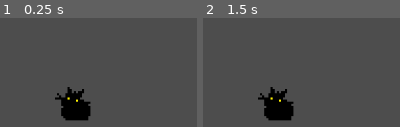
Above: before the commit, frames 1-2 (left to right).
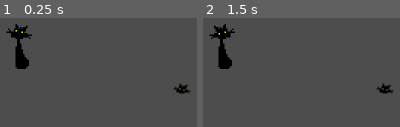
Above: after the commit, the same moments.

Repository: EentErt/top-cat
Game: Godot game, scene res://main.tscn
Same seed, same stepped clock (60 frames per second), same inputs: the game is played once before the commit and once after it.
Inputs (mouse positions are in pixels of both pictures, inside the frame that each line leads up to):
- Up to frame 1 (0.25 s): no input
- Up to frame 2 (1.5 s): tap Enter at 0.5 s; move the mouse to (outside the picture) at 0.52 s; tap Space at 1.25 s; move the mouse to (238, 91) at 1.27 s

The runs differ from the first frame. In frame 1, 6.3% of the frame differs, in the area x 3-97%, y 5-95%; in frame 2, 6.3%.

Commit message:
added more cat animations, started menu

Diff:
--- /dev/null
+++ b/animated_cat.gd
@@ -0,0 +1,34 @@
+extends AnimatedSprite2D
+
+var flip = false
+
+# Called when the node enters the scene tree for the first time.
+func _ready() -> void:
+	pass # Replace with function body.
+
+# Called every frame. 'delta' is the elapsed time since the previous frame.
+func _process(delta: float) -> void:
+	pass
+
+func walk():
+	play("walk")
+	if !flip_h:
+		$Head.offset = Vector2(0, -1)
+	else:
+		$Head.offset = Vector2(15, -1)
+
+func sit():
+	flip_h = false
+	play("sit")
+	$Head.offset = Vector2(7, -1)
+
+func loaf():
+	flip_h = false
+	play("loaf")
+	$Head.offset = Vector2(7, 13)
+
+func nap():
+	flip_h = false
+	play("nap")
+	$Head.offset = Vector2(7, 13)
+	$Head.frame = 6
--- a/cat.gd
+++ b/cat.gd
@@ -2,6 +2,8 @@
 
 enum MoodType { Playful, Curious, Bored, Lazy }
 enum EnergyLevel { Hyper, Active, Sleepy }
+
+var target = null
 
 var energy := 75
 var mood := 50
@@ -11,12 +13,14 @@
 
 var direction := 1
 var bounds := DisplayServer.window_get_size()
-var width := 100
-var height := 100
+var width := 99
+var height := 93
+
+signal behavior(energy_mood)
 
 # Called when the node enters the scene tree for the first time.
 func _ready() -> void:
-	self.position.x = bounds[0] / 2
+	self.position.x = bounds[0] / 2.0
 	self.position.y = bounds[1] - height
 
 # Called every frame. 'delta' is the elapsed time since the previous frame.
@@ -27,40 +31,27 @@
 		print("feeling %s and %s" % [describe_mood(), describe_energy_level()])
 		if sleeping:
 			energy = 100
+			sleeping = false
 		mood_timer = 0.0
 		energy -= 5
-	if (int(self.position.x + 100) >= bounds[0]):
-		direction = -1
-	elif (self.position.x <= 0):
-		direction = 1
 	act()
 
 # act based on mood
 func act():
-	match get_energy_level():
-		EnergyLevel.Hyper:
-			speed = 100
-			$AnimatedCat.frame = 0
-		EnergyLevel.Active:
-			speed = 60
-			$AnimatedCat.frame = 0
-		_:
-			$AnimatedCat.frame = 1
-			speed = 0
-			sleeping = true
-	match get_mood():
-		MoodType.Playful:
-			pass
-		MoodType.Curious:
-			pass
-		MoodType.Bored:
-			pass
-		MoodType.Lazy:
-			$AnimatedCat.frame = 2
-			speed = 0
-		_:
-			# turn into a cloud
-			pass
+	# get action
+	var action = get_behavior()
+	behavior.emit([get_energy_level(), get_mood()])
+	action.call()
+
+# get behavior from behavior matrix
+func get_behavior() -> Callable:
+	var behaviors = [
+	["play", "play", "wander", "sit"],
+	["play", "wander", "sit", "sit"],
+	["loaf", "loaf", "nap", "nap"]
+	]
+	return Callable(self, behaviors[get_energy_level()][get_mood()])
+
 
 # change mood by value
 func change_mood(value) -> void:
@@ -110,3 +101,53 @@
 			return "sleepy"
 		_:
 			return "incorporeal"
+
+func play():
+	speed = 100
+	var mouse = get_global_mouse_position()
+	$AnimatedCat.walk()
+	$AnimatedCat/Head.look(mouse)
+	if mouse.x - 100 > self.position.x or mouse.x + 100 < self.position.x:
+		if int(mouse.x) > self.position.x:
+			direction = 1
+		elif int(mouse.x) < self.position.x:
+			direction = -1
+	else:
+		sit()
+	if direction == 1:
+		$AnimatedCat.flip_h = true
+	else:
+		$AnimatedCat.flip_h = false
+
+func wander():
+	speed = 50
+	if !target:
+		target = Vector2(bounds[0] * randf(), bounds[1] * randf())
+	$AnimatedCat.walk()
+	$AnimatedCat/Head.look(target)
+	if target.x > self.position.x:
+		direction = 1
+	else:
+		direction = -1
+	if round(target.x) == round(self.position.x):
+		sit()
+	if direction == 1:
+		$AnimatedCat.flip_h = true
+	else:
+		$AnimatedCat.flip_h = false
+
+func sit():
+	speed = 0
+	$AnimatedCat.sit()
+	$AnimatedCat/Head.look(get_global_mouse_position())
+
+
+func loaf():
+	speed = 0
+	$AnimatedCat.loaf()
+	$AnimatedCat/Head.look(get_global_mouse_position())
+
+func nap():
+	speed = 0
+	sleeping = true
+	$AnimatedCat.nap()
--- /dev/null
+++ b/head.gd
@@ -0,0 +1,36 @@
+extends AnimatedSprite2D
+
+# Called when the node enters the scene tree for the first time.
+func _ready() -> void:
+	frame = 0
+
+# Called every frame. 'delta' is the elapsed time since the previous frame.
+func _process(delta: float) -> void:
+	pass
+
+func look(location: Vector2) -> void:
+	# angle to look
+	if global_position.distance_to(location) < 100:
+		frame = 5
+		return
+	var direction = int(rad_to_deg((location - global_position).angle()) + 180) % 360
+	if direction >= 160 and direction <= 200:
+		flip_h = true
+		frame = 4
+	elif direction < 160 and direction > 120:
+		flip_h = true
+		frame = 3
+	elif direction <= 120 and direction > 90:
+		flip_h = true
+		frame = 2
+	elif direction <= 90 and direction >= 60:
+		flip_h = false
+		frame = 2
+	elif direction < 60 and direction > 20:
+		flip_h = false
+		frame = 3
+	elif direction >= 340 or direction <= 20:
+		flip_h = false
+		frame = 4
+	else:
+		frame = 5
--- a/main.gd
+++ b/main.gd
@@ -8,3 +8,17 @@
 # Called every frame. 'delta' is the elapsed time since the previous frame.
 func _process(delta: float) -> void:
 	$Cat.position.x += $Cat.speed * $Cat.direction * delta
+	$Icon.position = DisplayServer.window_get_size() - Vector2i(45, -25)
+
+func update_passthrough_region():
+	var size = $Icon.get_size() * $Icon.scale
+	var location = $Icon.position
+
+	var region = [
+		location,
+		location + size.x,
+		location + size,
+		location + size.y
+	]
+
+	DisplayServer.window_set_mouse_passthrough(region)
--- a/main.tscn
+++ b/main.tscn
@@ -6,6 +6,63 @@
 [ext_resource type="Texture2D" uid="uid://cvj3a5b5wo28l" path="res://assets/cat2.png" id="3_7mycd"]
 [ext_resource type="Texture2D" uid="uid://02t3kfdeffcd" path="res://assets/cat3.png" id="5_272bh"]
 [ext_resource type="Texture2D" uid="uid://ba56qck3pst3x" path="res://assets/cat4.png" id="6_5vw27"]
+[ext_resource type="Texture2D" uid="uid://b4m05p4prtgis" path="res://assets/cat-head.png" id="7_5vw27"]
+[ext_resource type="Texture2D" uid="uid://bd52mymb0gxh6" path="res://assets/cat-walking.png" id="7_kek77"]
+[ext_resource type="Texture2D" uid="uid://bxoe5o41prkn1" path="res://assets/cat-sprite.png" id="8_4c57u"]
+[ext_resource type="Script" uid="uid://ccn1u7nirjo0e" path="res://head.gd" id="8_kek77"]
+[ext_resource type="Script" uid="uid://bux1ybyknu1wf" path="res://animated_cat.gd" id="9_efxa6"]
+
+[sub_resource type="AtlasTexture" id="AtlasTexture_vivmo"]
+atlas = ExtResource("7_kek77")
+region = Rect2(0, 0, 32, 31)
+
+[sub_resource type="AtlasTexture" id="AtlasTexture_2cqfq"]
+atlas = ExtResource("7_kek77")
+region = Rect2(32, 0, 32, 31)
+
+[sub_resource type="AtlasTexture" id="AtlasTexture_yaehf"]
+atlas = ExtResource("7_kek77")
+region = Rect2(64, 0, 32, 31)
+
+[sub_resource type="AtlasTexture" id="AtlasTexture_074og"]
+atlas = ExtResource("7_kek77")
+region = Rect2(96, 0, 32, 31)
+
+[sub_resource type="AtlasTexture" id="AtlasTexture_cegan"]
+atlas = ExtResource("7_kek77")
+region = Rect2(128, 0, 32, 31)
+
+[sub_resource type="AtlasTexture" id="AtlasTexture_0odxb"]
+atlas = ExtResource("8_4c57u")
+region = Rect2(64, 0, 32, 31)
+
+[sub_resource type="AtlasTexture" id="AtlasTexture_lswn8"]
+atlas = ExtResource("8_4c57u")
+region = Rect2(64, 0, 32, 31)
+
+[sub_resource type="AtlasTexture" id="AtlasTexture_a6jrf"]
+atlas = ExtResource("8_4c57u")
+region = Rect2(32, 0, 32, 31)
+
+[sub_resource type="AtlasTexture" id="AtlasTexture_82xsv"]
+atlas = ExtResource("8_4c57u")
+region = Rect2(0, 31, 32, 31)
+
+[sub_resource type="AtlasTexture" id="AtlasTexture_getpj"]
+atlas = ExtResource("8_4c57u")
+region = Rect2(32, 31, 32, 31)
+
+[sub_resource type="AtlasTexture" id="AtlasTexture_ryguw"]
+atlas = ExtResource("8_4c57u")
+region = Rect2(64, 31, 32, 31)
+
+[sub_resource type="AtlasTexture" id="AtlasTexture_d13ii"]
+atlas = ExtResource("8_4c57u")
+region = Rect2(96, 31, 32, 31)
+
+[sub_resource type="AtlasTexture" id="AtlasTexture_1u8w0"]
+atlas = ExtResource("8_4c57u")
+region = Rect2(128, 31, 32, 31)
 
 [sub_resource type="SpriteFrames" id="SpriteFrames_kek77"]
 animations = [{
@@ -21,6 +78,137 @@
 }, {
 "duration": 1.0,
 "texture": ExtResource("6_5vw27")
+}, {
+"duration": 1.0,
+"texture": SubResource("AtlasTexture_vivmo")
+}, {
+"duration": 1.0,
+"texture": SubResource("AtlasTexture_2cqfq")
+}, {
+"duration": 1.0,
+"texture": SubResource("AtlasTexture_yaehf")
+}, {
+"duration": 1.0,
+"texture": SubResource("AtlasTexture_074og")
+}, {
+"duration": 1.0,
+"texture": SubResource("AtlasTexture_cegan")
+}],
+"loop": true,
+"name": &"default",
+"speed": 5.0
+}, {
+"frames": [{
+"duration": 1.0,
+"texture": SubResource("AtlasTexture_0odxb")
+}],
+"loop": true,
+"name": &"loaf",
+"speed": 5.0
+}, {
+"frames": [{
+"duration": 1.0,
+"texture": SubResource("AtlasTexture_lswn8")
+}],
+"loop": true,
+"name": &"nap",
+"speed": 5.0
+}, {
+"frames": [{
+"duration": 1.0,
+"texture": SubResource("AtlasTexture_a6jrf")
+}],
+"loop": true,
+"name": &"sit",
+"speed": 5.0
+}, {
+"frames": [{
+"duration": 1.0,
+"texture": SubResource("AtlasTexture_82xsv")
+}, {
+"duration": 1.0,
+"texture": SubResource("AtlasTexture_getpj")
+}, {
+"duration": 1.0,
+"texture": SubResource("AtlasTexture_ryguw")
+}, {
+"duration": 1.0,
+"texture": SubResource("AtlasTexture_d13ii")
+}, {
+"duration": 1.0,
+"texture": SubResource("AtlasTexture_1u8w0")
+}],
+"loop": true,
+"name": &"walk",
+"speed": 5.0
+}]
+
+[sub_resource type="AtlasTexture" id="AtlasTexture_5vw27"]
+atlas = ExtResource("7_5vw27")
+region = Rect2(51, 0, 17, 17)
+
+[sub_resource type="AtlasTexture" id="AtlasTexture_kek77"]
+atlas = ExtResource("7_5vw27")
+region = Rect2(85, 0, 17, 17)
+
+[sub_resource type="AtlasTexture" id="AtlasTexture_4c57u"]
+atlas = ExtResource("7_5vw27")
+region = Rect2(17, 0, 17, 17)
+
+[sub_resource type="AtlasTexture" id="AtlasTexture_efxa6"]
+atlas = ExtResource("7_5vw27")
+region = Rect2(68, 0, 17, 17)
+
+[sub_resource type="AtlasTexture" id="AtlasTexture_dg77c"]
+atlas = ExtResource("7_5vw27")
+region = Rect2(34, 0, 17, 17)
+
+[sub_resource type="AtlasTexture" id="AtlasTexture_ycdy4"]
+atlas = ExtResource("7_5vw27")
+region = Rect2(0, 0, 17, 17)
+
+[sub_resource type="AtlasTexture" id="AtlasTexture_w48qg"]
+atlas = ExtResource("7_5vw27")
+region = Rect2(102, 0, 17, 17)
+
+[sub_resource type="SpriteFrames" id="SpriteFrames_2cqfq"]
+animations = [{
+"frames": [{
+"duration": 1.0,
+"texture": SubResource("AtlasTexture_5vw27")
+}, {
+"duration": 1.0,
+"texture": SubResource("AtlasTexture_kek77")
+}, {
+"duration": 1.0,
+"texture": SubResource("AtlasTexture_4c57u")
+}, {
+"duration": 1.0,
+"texture": SubResource("AtlasTexture_efxa6")
+}, {
+"duration": 1.0,
+"texture": SubResource("AtlasTexture_dg77c")
+}, {
+"duration": 1.0,
+"texture": SubResource("AtlasTexture_ycdy4")
+}, {
+"duration": 1.0,
+"texture": SubResource("AtlasTexture_w48qg")
+}],
+"loop": true,
+"name": &"default",
+"speed": 5.0
+}]
+
+[sub_resource type="AtlasTexture" id="AtlasTexture_xuqvo"]
+atlas = ExtResource("7_5vw27")
+region = Rect2(0, 0, 17, 17)
+
+[sub_resource type="SpriteFrames" id="SpriteFrames_efxa6"]
+animations = [{
+"frames": [{
+"duration": 1.0,
+"texture": SubResource("AtlasTexture_xuqvo")
 }],
 "loop": true,
 "name": &"default",
@@ -36,4 +224,17 @@
 
 [node name="AnimatedCat" type="AnimatedSprite2D" parent="Cat" unique_id=963558156]
 sprite_frames = SubResource("SpriteFrames_kek77")
-frame = 1
+animation = &"walk"
+centered = false
+script = ExtResource("9_efxa6")
+
+[node name="Head" type="AnimatedSprite2D" parent="Cat/AnimatedCat" unique_id=507583704]
+sprite_frames = SubResource("SpriteFrames_2cqfq")
+centered = false
+offset = Vector2(7, 0)
+script = ExtResource("8_kek77")
+
+[node name="Icon" type="AnimatedSprite2D" parent="." unique_id=328862693]
+scale = Vector2(2, 2)
+sprite_frames = SubResource("SpriteFrames_efxa6")
+centered = false
--- a/project.godot
+++ b/project.godot
@@ -21,8 +21,15 @@
 
 [display]
 
+window/size/viewport_width=1600
+window/size/viewport_height=900
+window/size/borderless=true
+window/size/transparent=true
+window/energy_saving/keep_screen_on=false
 window/stretch/mode="viewport"
+window/stretch/aspect="expand"
 window/stretch/scale_mode="integer"
+window/per_pixel_transparency/allowed=true
 
 [physics]
 
Not shown, added: animated_cat.gd.uid
Binary file added: assets/cat-head.png
Not shown, added: assets/cat-head.png.import
Binary file added: assets/cat-sprite.png
Not shown, added: assets/cat-sprite.png.import
Binary file added: assets/cat-walking.png
Not shown, added: assets/cat-walking.png.import
Not shown, added: export_presets.cfg
Not shown, added: head.gd.uid
